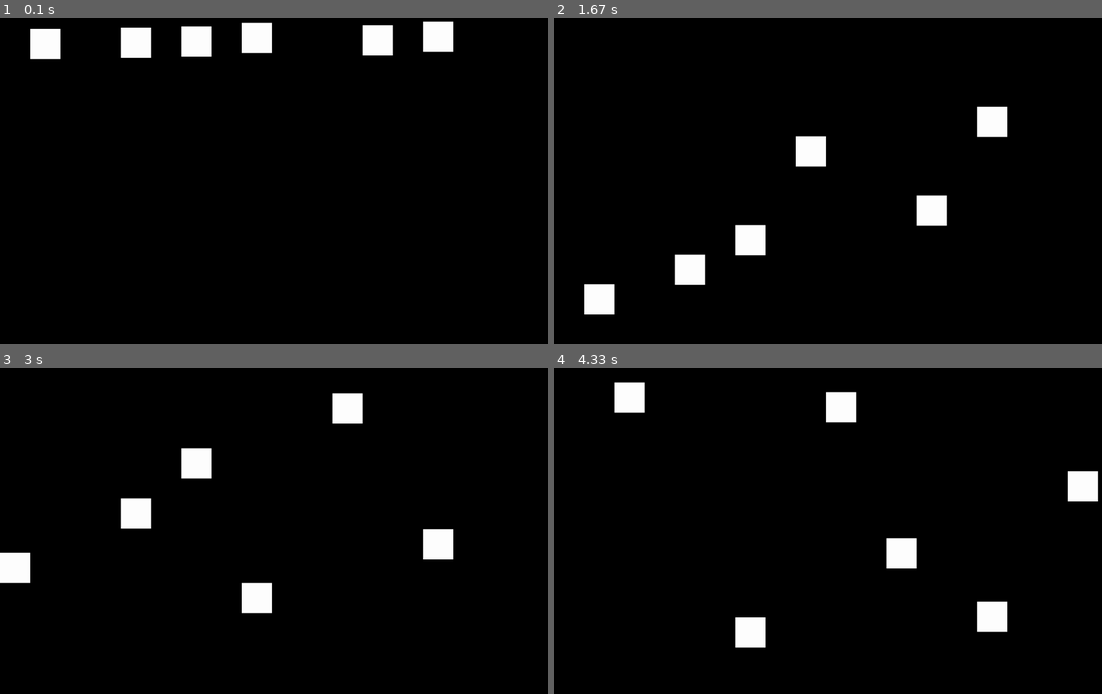
Above: before the commit, frames 1-4 (two rows, left to right).
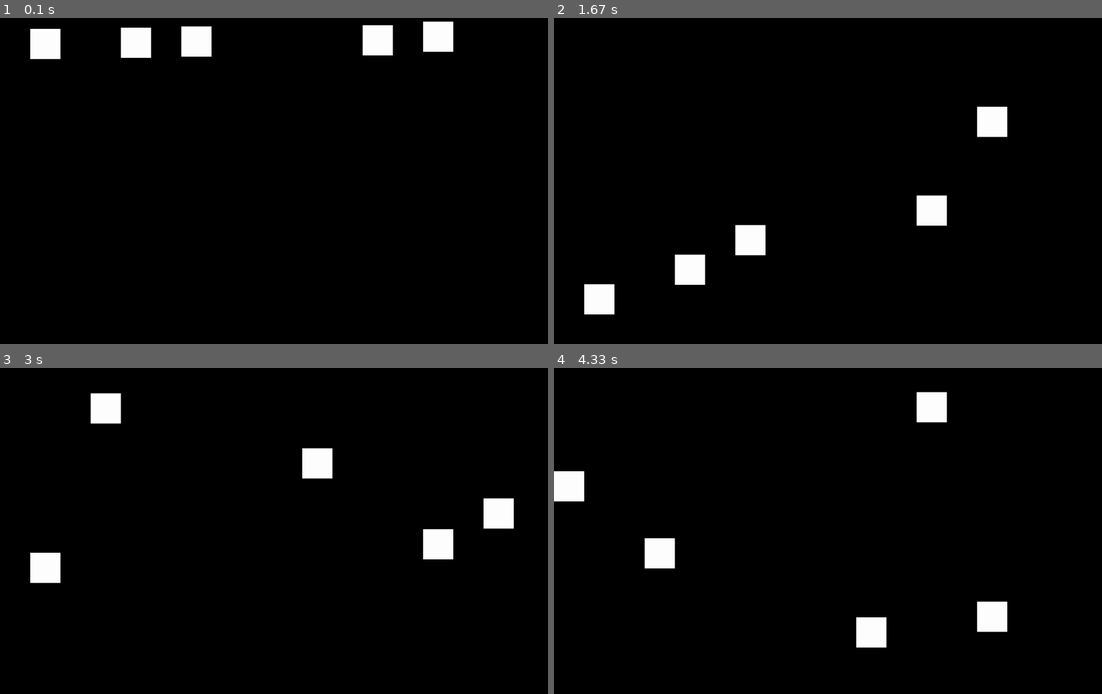
Above: after the commit, the same moments.

Repository: JCLOH98/DodgeIt-Pygame
Game: pygame game, started from FallAtDifferentSpeed.py
Two runs of this game, one before a commit and one after it. Both use one fixed random seed, a clock stepped at 60 frames per second and the inputs below.
Inputs:
- Up to frame 1 (0.1 s): no input
- Up to frame 2 (1.67 s): no input
- Up to frame 3 (3 s): no input
- Up to frame 4 (4.33 s): no input

The runs differ from the first frame. In frame 1, 0.5% of the frame differs, in the area x 44-50%, y 1-11%; in frame 2, 0.5%; in frame 3, 4.8%, in the area x 0-94%, y 7-76%; in frame 4, 4.8%.

Commit message:
Update FallAtDifferentSpeed.py

Diff:
--- a/FallAtDifferentSpeed.py
+++ b/FallAtDifferentSpeed.py
@@ -19,7 +19,7 @@
 #items
 Rect = []
 RandomNums = []
-numfalls = 6
+numfalls = 5
 randx = 0
 RandomSpeed = []
 
@@ -57,28 +57,30 @@
 def CheckItems():
     for num in range(numfalls):
         if (Rect[num].y + IMAGE_HEIGHT >= SCREEN_HEIGHT):
-            #print(RandomNums)
+            print(RandomNums,"\n ===")
             RandomNums.remove(Rect[num].x)
             RandomNums.remove(Rect[num].x + INTERVAL)
             RandomNums.remove(Rect[num].x - INTERVAL)
 
-            Rect[num].x = random.randint(0,SCREEN_WIDTH -IMAGE_WIDTH)
+            Rect[num].x = random.randrange(0,SCREEN_WIDTH -IMAGE_WIDTH,IMAGE_WIDTH)
 
             while True:
-                if (Rect[num].x % INTERVAL == 0 and Rect[num].x not in RandomNums):
+                if (Rect[num].x not in RandomNums):
+                    #print(Rect[num].x,"\n***")
                     RandomNums.append(Rect[num].x)
                     RandomNums.append(Rect[num].x + INTERVAL)
                     RandomNums.append(Rect[num].x - INTERVAL)
                     break;
 
                 else:
-                    Rect[num].x = random.randint(0,SCREEN_WIDTH - IMAGE_WIDTH)
+                    #print(Rect[num],"\n***")
+                    Rect[num].x = random.randrange(0,SCREEN_WIDTH -IMAGE_WIDTH,IMAGE_WIDTH)
 
             Rect[num].y = 0
 
-            RandomNums.append(randx)
-            RandomNums.append(randx + INTERVAL)
-            RandomNums.append(randx - INTERVAL)
+            #RandomNums.append(Rect[num].x)
+            #RandomNums.append(Rect[num].x + INTERVAL)
+            #RandomNums.append(Rect[num].x - INTERVAL)
 
 def TheSpeed():
     thespeed = 0
@@ -100,7 +102,7 @@
     #print(RandomSpeed)
 
     #the positions
-    #print(RandomNums)
+    print(RandomNums,"\n")
 
     while True:
 
